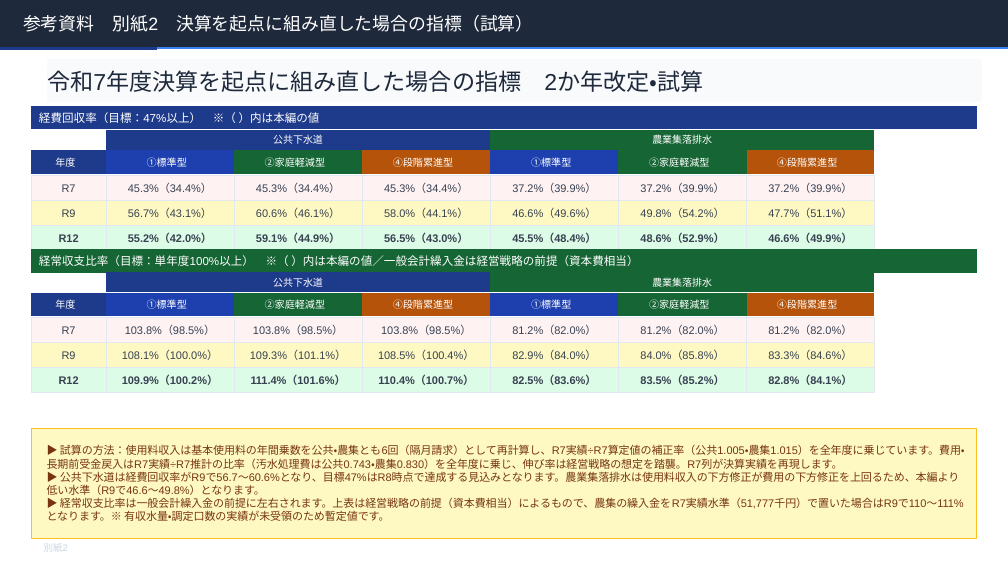
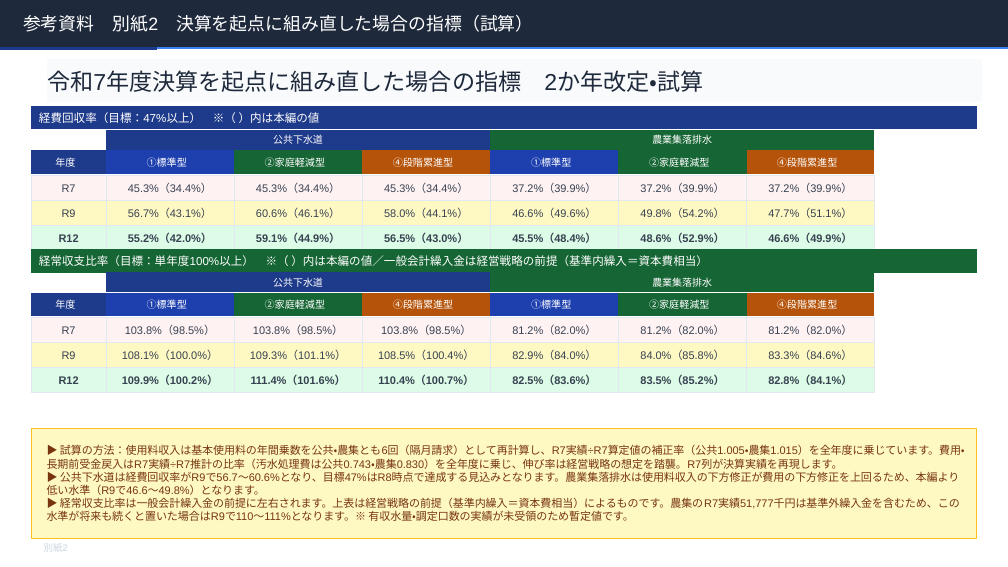
Before and after one commit to ryowakayama-gif/repository, a slide deck: slide 3 of rokko_sewage_council/output/六戸町_第2回審議会資料_別紙_R7決算突合.pptx. Drawn at 1008x567 pixels with LibreOffice and Linux fonts; fonts in the diff are those of the drawing. Boxes give left, top, right and bottom in pixels: in the first picture for what was removed or moved away, otherwise in the second. Text is boxed around its words. In the diff, an @@ line names an element or a change of style, - is before the commit and + after.

```diff
--- a/rokko_sewage_council/output/六戸町_第2回審議会資料_別紙_R7決算突合.pptx
+++ b/rokko_sewage_council/output/六戸町_第2回審議会資料_別紙_R7決算突合.pptx
@@ text in freeform shape at (x1=39, y1=255, x2=708, y2=266): text changed @@
-経常収支比率（目標：単年度100%以上） ※（ ）内は本編の値／一般会計繰入金は経営戦略の前提（資本費相当）
+経常収支比率（目標：単年度100%以上） ※（ ）内は本編の値／一般会計繰入金は経営戦略の前提（基準内繰入＝資本費相当）
@@ text in freeform shape at (x1=47, y1=497, x2=960, y2=521): text changed @@
-▶ 経常収支比率は一般会計繰入金の前提に左右されます。上表は経営戦略の前提（資本費相当）によるもので、農集の繰入金をR7実績水準（51,777千円）で置いた場合はR9で110〜111%となります。※ 有収水量・調定口数の実績が未受領のため暫定値です。
+▶ 経常収支比率は一般会計繰入金の前提に左右されます。上表は経営戦略の前提（基準内繰入＝資本費相当）によるものです。農集のR7実績51,777千円は基準外繰入金を含むため、この水準が将来も続くと置いた場合はR9で110〜111%となります。※ 有収水量・調定口数の実績が未受領のため暫定値です。
```
Also in this commit, not shown: 2 other slides changed, 6 other files.
